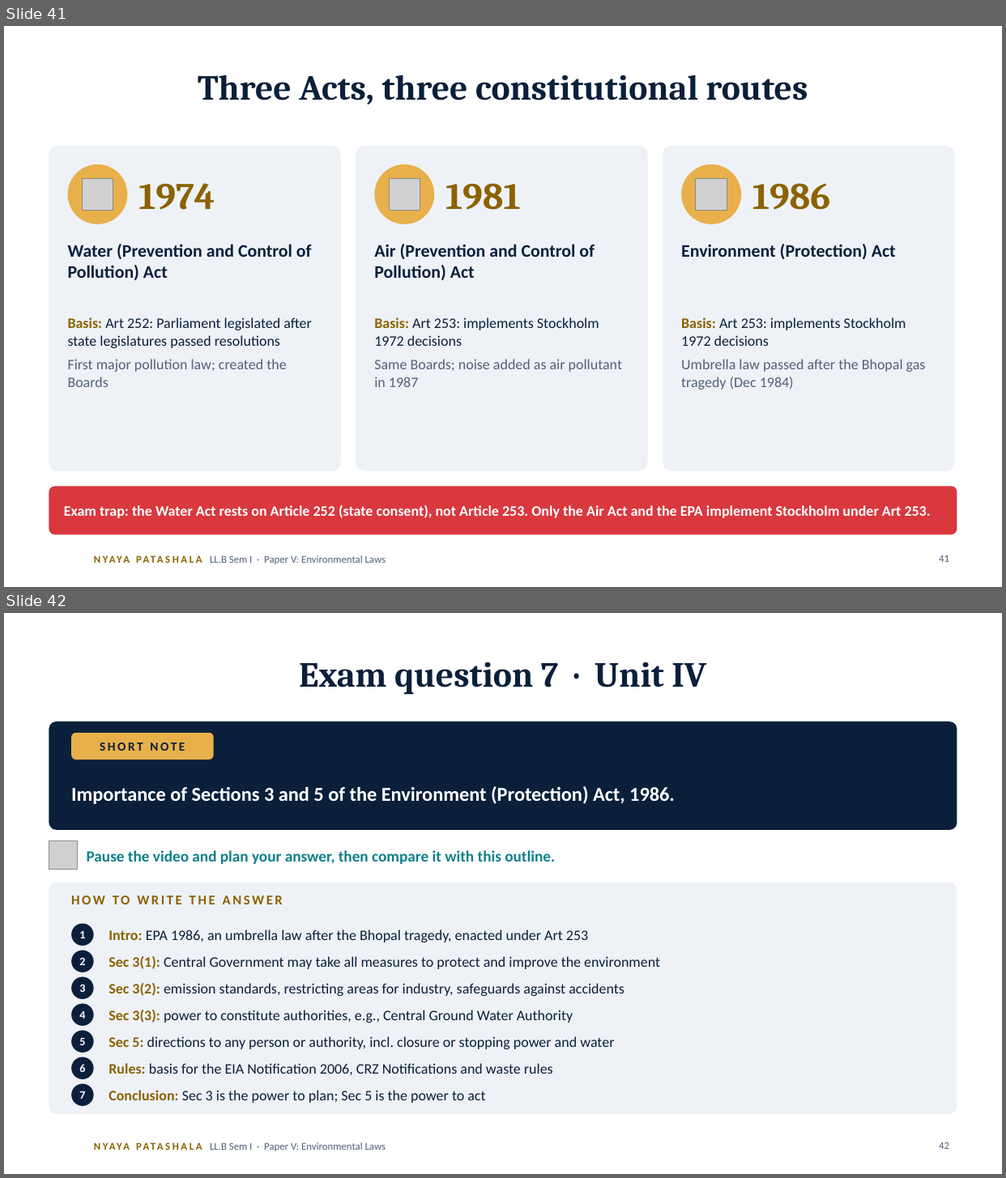
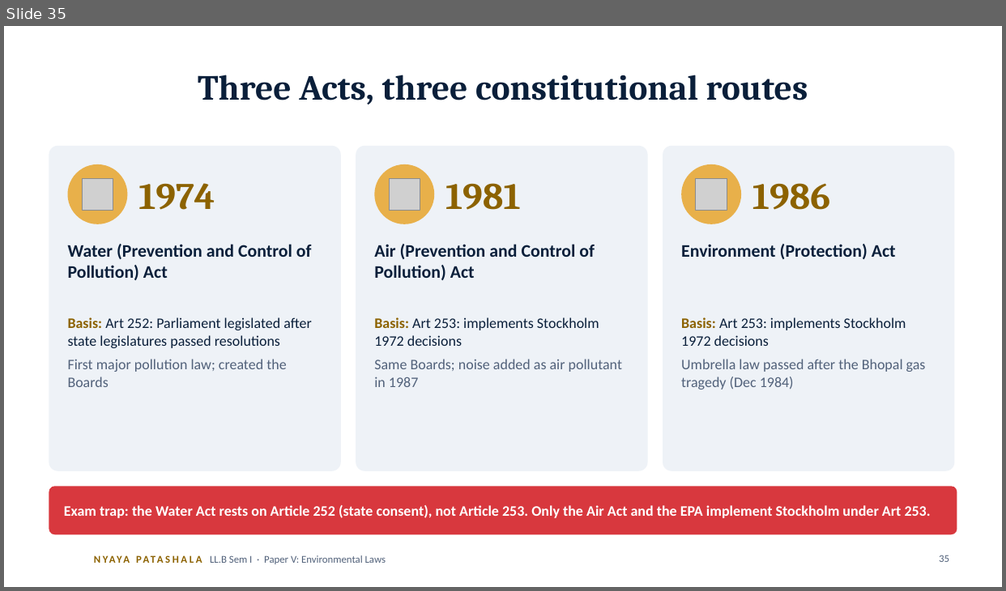
Before and after one commit to missioncivils92/current-affairs-Dasari-Mounika-, a slide deck: law/llb-sem1-environmental-laws/Environmental-Laws-Decoded_AUTO-animations.pptx. Shown one above the other, each under a label of ours: slides 41 and 42 before the commit, slide 35 after it. The pictures are 1006x1178 and 1006x591 pixels, drawn with LibreOffice and Linux fonts; fonts in the diff are those of the drawing; grey boxes stand for pictures; background and template pictures are left out. Boxes give left, top, right and bottom in pixels: in the first picture for what was removed or moved away, otherwise in the second. Text is boxed around its words. In the diff, an @@ line names an element or a change of style, - is before the commit and + after.

```diff
--- a/law/llb-sem1-environmental-laws/Environmental-Laws-Decoded_AUTO-animations.pptx
+++ b/law/llb-sem1-environmental-laws/Environmental-Laws-Decoded_AUTO-animations.pptx
@@ slide 42 removed at (4,613,1002,1174), background #FFFFFF; not listed: 2 template elements that a slide beside it also shows @@
@@ title removed at (299,662,706,695) @@
-Exam question 7 · Unit IV
@@ rounded rectangle removed at (49,722,957,830) @@
@@ rounded rectangle removed at (71,733,214,760) @@
@@ text removed at (100,743,185,751) @@
-SHORT NOTE
@@ text removed at (71,786,675,804) @@
-Importance of Sections 3 and 5 of the Environment (Protection) Act, 1986.
@@ picture removed at (49,841,78,870) @@
@@ text removed at (87,850,555,864) @@
-Pause the video and plan your answer, then compare it with this outline.
@@ rounded rectangle removed at (49,883,957,1114) @@
@@ text removed at (71,896,283,905) @@
-HOW TO WRITE THE ANSWER
@@ ellipse removed at (71,924,94,946) @@
@@ ellipse removed at (71,951,94,973) @@
@@ text removed at (79,931,85,939) @@
-1
@@ text removed at (108,930,588,943) @@
-Intro: EPA 1986, an umbrella law after the Bhopal tragedy, enacted under Art 253
@@ ellipse removed at (71,977,94,999) @@
@@ text removed at (79,957,85,965) @@
-2
@@ text removed at (108,956,660,969) @@
-Sec 3(1): Central Government may take all measures to protect and improve the environment
@@ text removed at (79,984,85,992) @@
-3
@@ text removed at (108,983,624,996) @@
-Sec 3(2): emission standards, restricting areas for industry, safeguards against accidents
@@ ellipse removed at (71,1003,94,1026) @@
@@ text removed at (79,1012,85,1019) @@
-4
@@ text removed at (108,1010,573,1023) @@
-Sec 3(3): power to constitute authorities, e.g., Central Ground Water Authority
@@ ellipse removed at (71,1031,94,1053) @@
@@ text removed at (79,1038,85,1046) @@
-5
@@ text removed at (108,1037,614,1050) @@
-Sec 5: directions to any person or authority, incl. closure or stopping power and water
@@ ellipse removed at (71,1058,94,1080) @@
@@ text removed at (79,1064,85,1072) @@
-6
@@ text removed at (108,1063,553,1076) @@
-Rules: basis for the EIA Notification 2006, CRZ Notifications and waste rules
@@ ellipse removed at (71,1084,94,1106) @@
@@ text removed at (79,1092,85,1099) @@
-7
@@ text removed at (108,1090,485,1103) @@
-Conclusion: Sec 3 is the power to plan; Sec 5 is the power to act
@@ page number removed at (939,1142,949,1149) @@
-42
@@ what was slide 41 is now slide 35 @@
@@ page number at (939,555,949,562): text changed @@
-41
+35
```
Also in this commit, not shown: 5 slides changed, 10 other slides removed, 4 other files.
